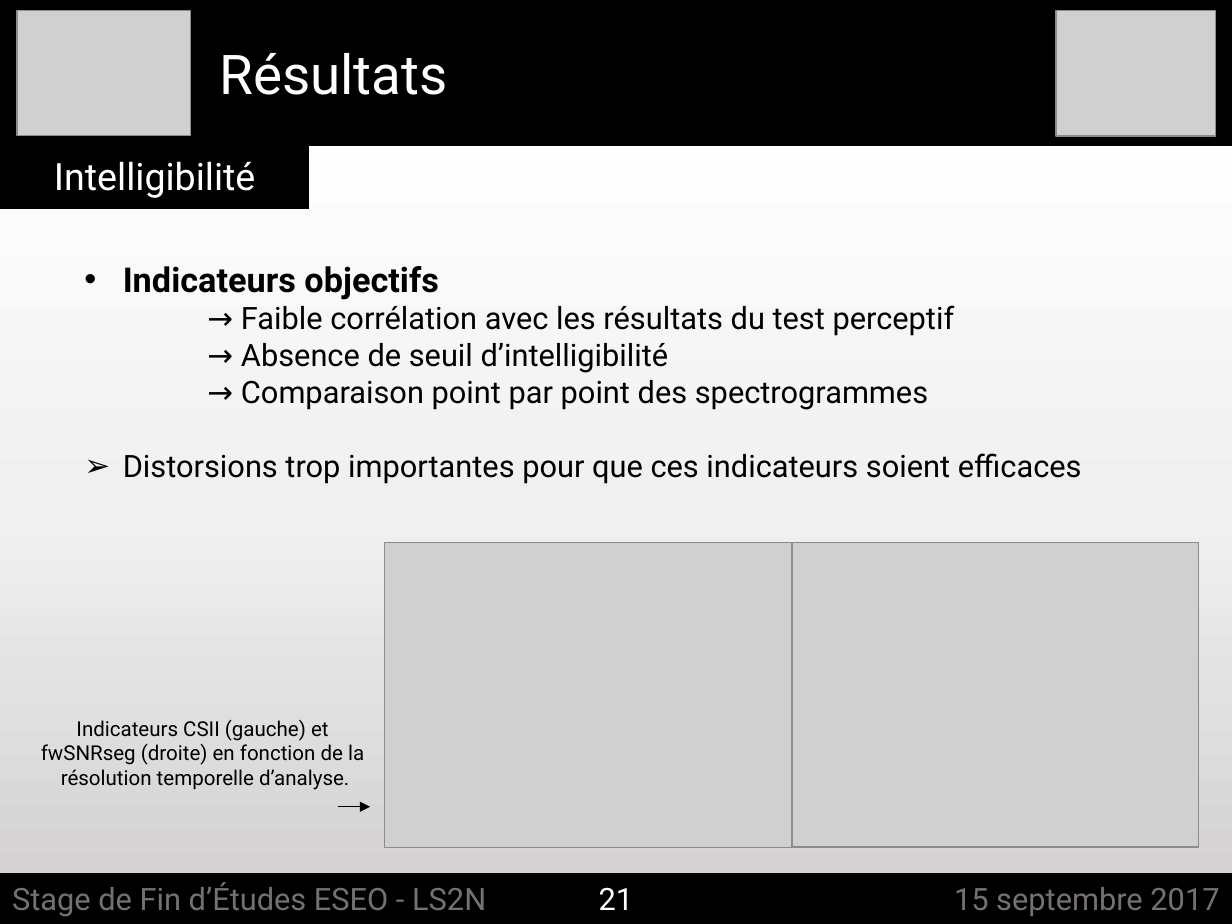
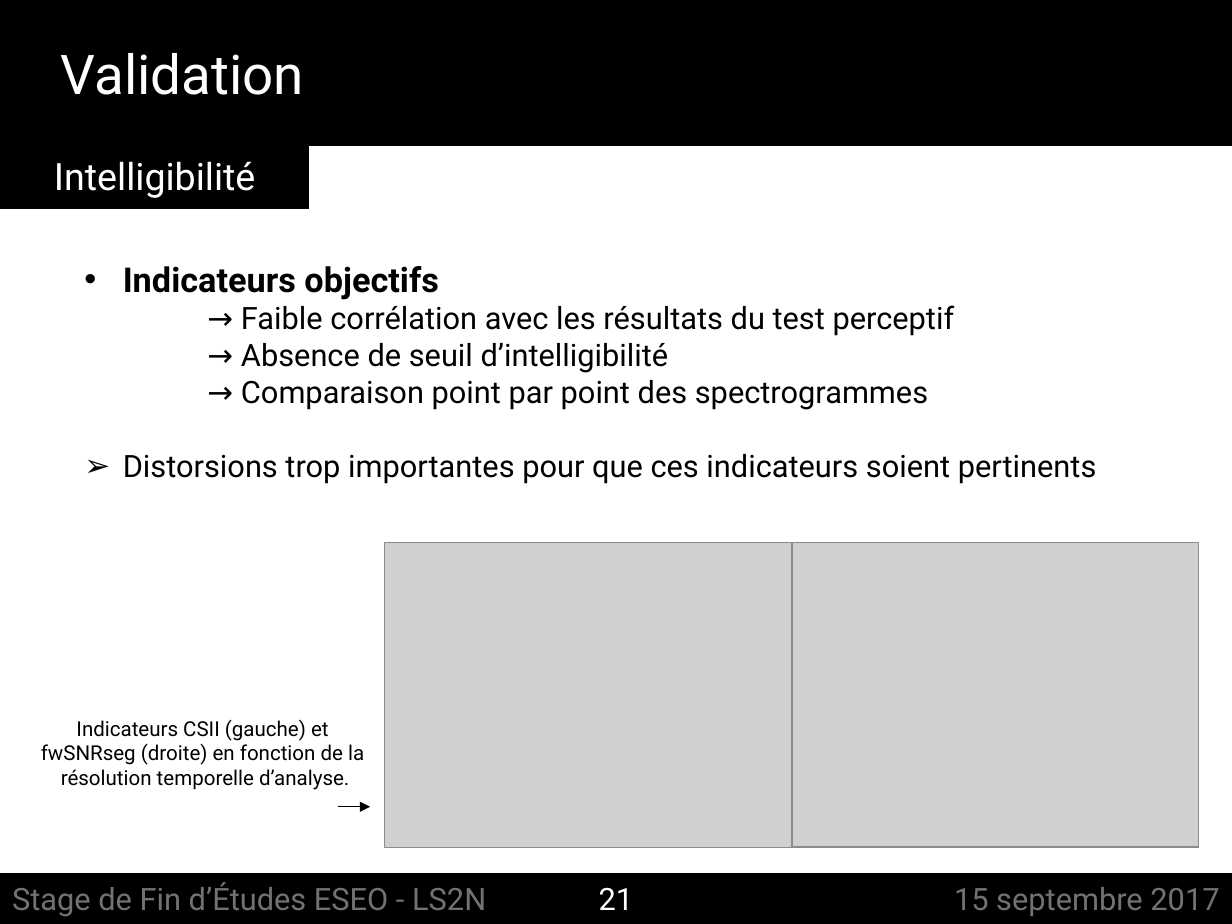
Before and after one commit to felixgontier/int-report, a slide deck: slide 21 of Soutenance_ESEO.pptx. Drawn at 1232x924 pixels with LibreOffice and Linux fonts; fonts in the diff are those of the drawing; grey boxes stand for pictures. Boxes give left, top, right and bottom in pixels: in the first picture for what was removed or moved away, otherwise in the second. Text is boxed around its words. In the diff, an @@ line names an element or a change of style, - is before the commit and + after.

```diff
--- a/Soutenance_ESEO.pptx
+++ b/Soutenance_ESEO.pptx
@@ background gradient #FFFFFF to #F0F0F0 to #D0CECE to #FFFFFF @@
@@ picture removed at [17,11,191,136] @@
@@ picture removed at [1056,11,1215,137] @@
@@ text added at [61,53,304,95], 32 pt, text #FFFFFF @@
+Validation
@@ text removed at [219,53,447,95] @@
-Résultats
@@ text at [123,454,1097,484]: text changed @@
-➢ Distorsions trop importantes pour que ces indicateurs soient efficaces
+➢ Distorsions trop importantes pour que ces indicateurs soient pertinents
```
Also in this commit, not shown: 21 other slides changed, 1 slide added, 1 slide removed, 2 other files.
